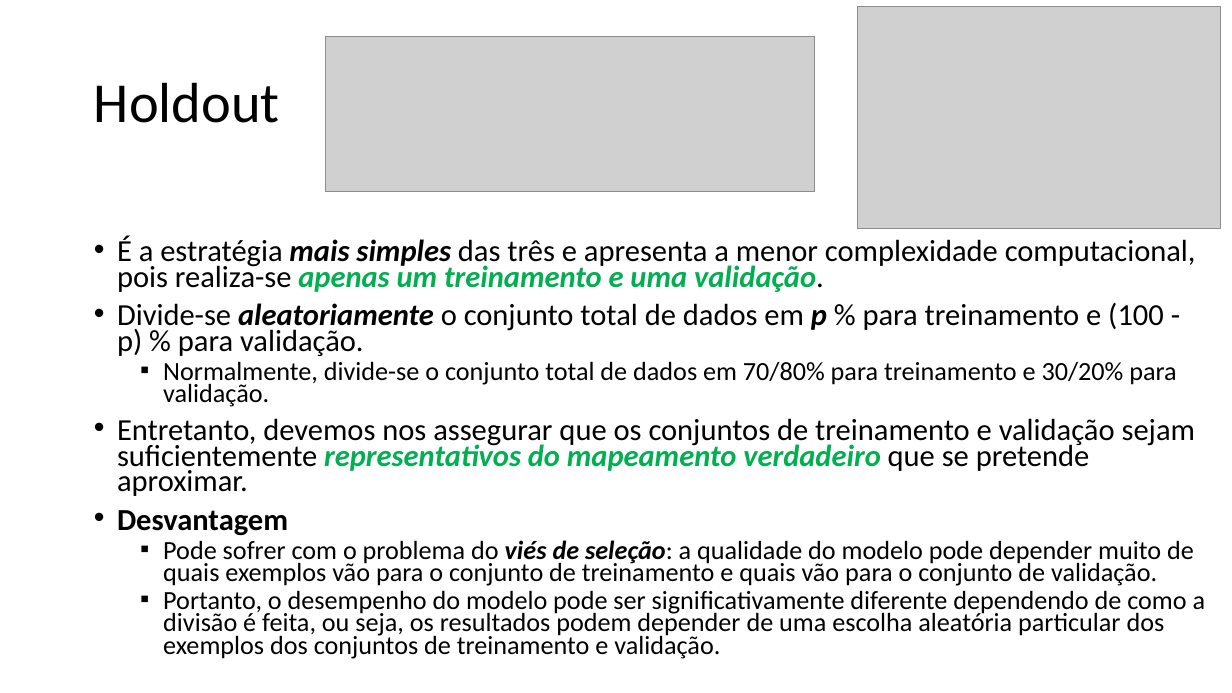
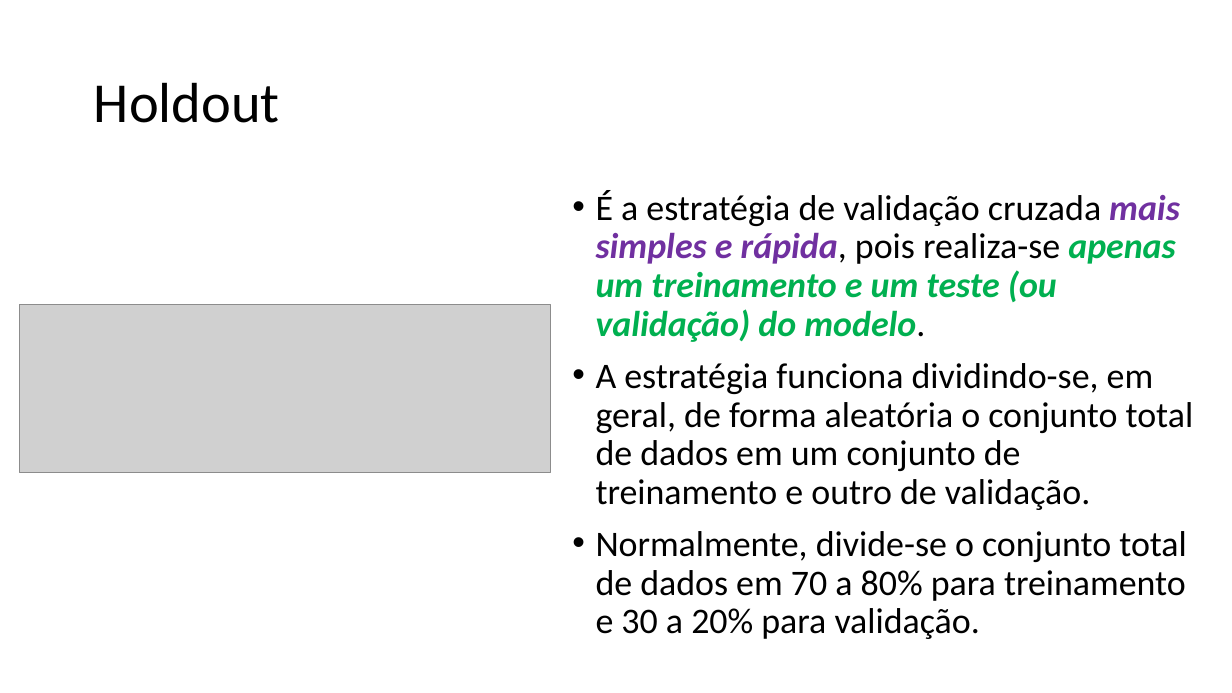
Before and after one commit to zz4fap/t319_aprendizado_de_maquina, a slide deck: slide 6 of slides/T319_Regressão_Linear (Parte V).pptx (slide 4 before the commit). Drawn at 1232x693 pixels with LibreOffice and Linux fonts; fonts in the diff are those of the drawing; grey boxes stand for pictures. Boxes give left, top, right and bottom in pixels: in the first picture for what was removed or moved away, otherwise in the second. Text is boxed around its words. In the diff, an @@ line names an element or a change of style, - is before the commit and + after.

```diff
--- a/slides/T319_Regressão_Linear (Parte V).pptx
+++ b/slides/T319_Regressão_Linear (Parte V).pptx
@@ picture removed at <box>858,6,1220,229</box> @@
@@ text at <box>596,190,1194,639</box>: text changed; size 20.4 to 28 pt @@
-• É a estratégia mais simples das três e apresenta a menor complexidade computacional, pois realiza-se apenas um treinamento e uma validação.
-• Divide-se aleatoriamente o conjunto total de dados em p % para treinamento e (100 - p) % para validação.
-  ▪ Normalmente, divide-se o conjunto total de dados em 70/80% para treinamento e 30/20% para validação.
-• Entretanto, devemos nos assegurar que os conjuntos de treinamento e validação sejam suficientemente representativos do mapeamento verdadeiro que se pretende aproximar.
-• Desvantagem
-  ▪ Pode sofrer com o problema do viés de seleção: a qualidade do modelo pode depender muito de quais exemplos vão para o conjunto de treinamento e quais vão para o conjunto de validação.
-  ▪ Portanto, o desempenho do modelo pode ser significativamente diferente dependendo de como a divisão é feita, ou seja, os resultados podem depender de uma escolha aleatória particular dos exemplos dos conjuntos de treinamento e validação.
+• É a estratégia de validação cruzada mais simples e rápida, pois realiza-se apenas um treinamento e um teste (ou validação) do modelo.
+• A estratégia funciona dividindo-se, em geral, de forma aleatória o conjunto total de dados em um conjunto de treinamento e outro de validação.
+• Normalmente, divide-se o conjunto total de dados em 70 a 80% para treinamento e 30 a 20% para validação.
@@ picture: place and size @@
-picture at <box>326,37,815,192</box>
+picture at <box>19,304,551,472</box>
```
Also in this commit, not shown: 2 other slides changed, 6 slides added, 4 slides removed.
